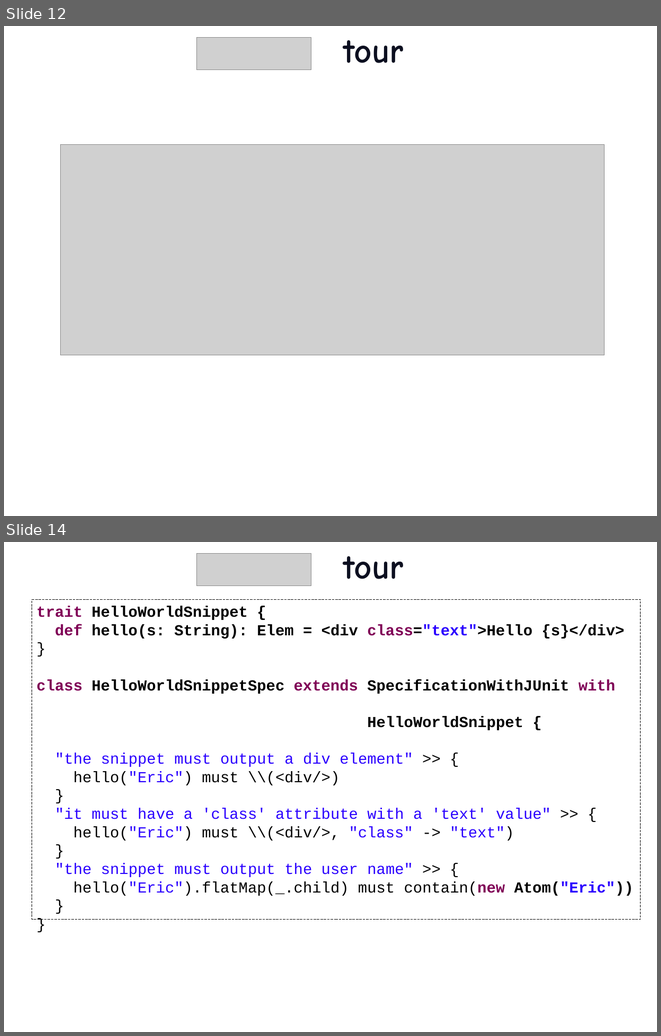
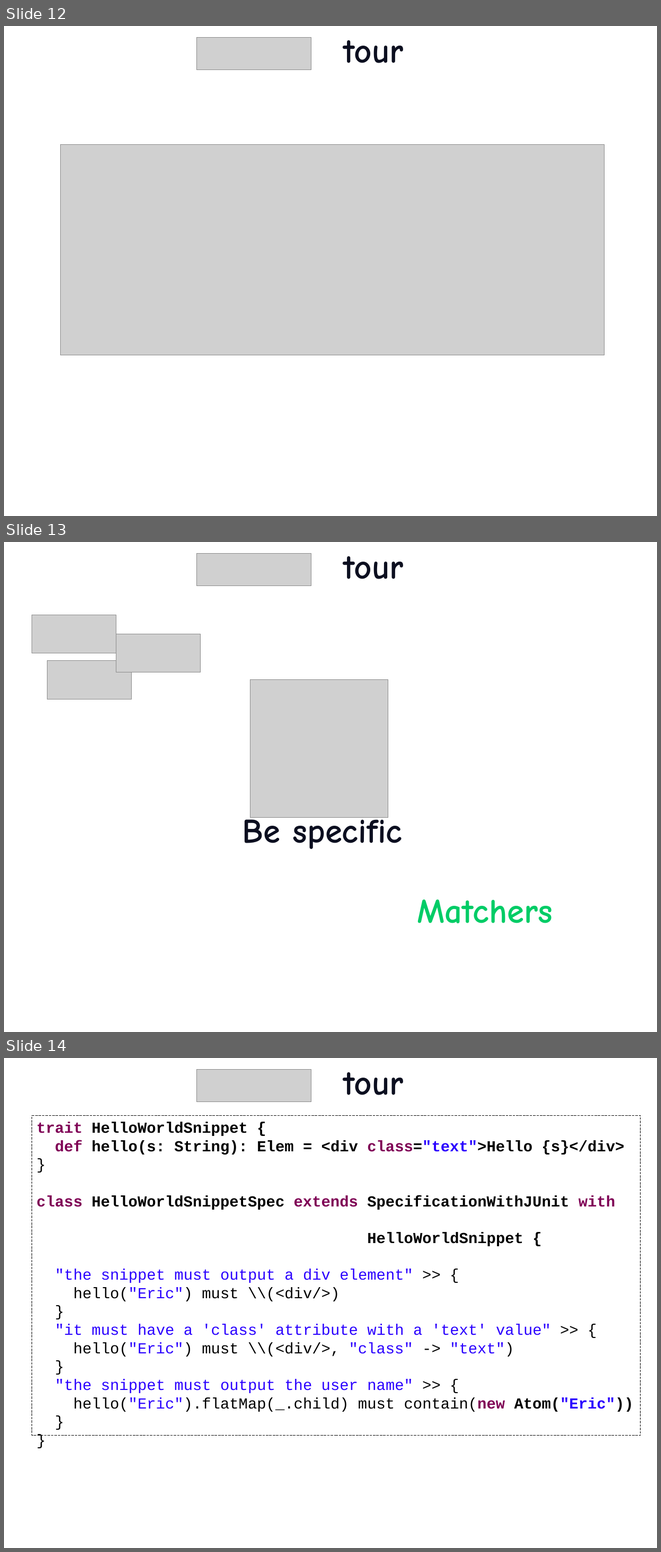
Before and after one commit to etorreborre/oscon-2010, a slide deck: src/main/resources/oscon_2010_specs.pptx. Shown one above the other, each under a label of ours: slides 12 and 14 before the commit, slides 12, 13 and 14 after it; the slides between them are not shown. The pictures are 661x1036 and 661x1552 pixels, drawn with LibreOffice and Linux fonts; fonts in the diff are those of the drawing; grey boxes stand for pictures; background and template pictures are left out. Boxes give left, top, right and bottom in pixels: in the first picture for what was removed or moved away, otherwise in the second. Text is boxed around its words. In the diff, an @@ line names an element or a change of style, - is before the commit and + after.

```diff
--- a/src/main/resources/oscon_2010_specs.pptx
+++ b/src/main/resources/oscon_2010_specs.pptx
@@ slide 13 added at box(4, 542, 657, 1032), background picture (left out) @@
@@ picture added at box(196, 554, 311, 585) @@
@@ title added at box(344, 556, 404, 579), 54 pt, text #0C0F20, bold @@
+tour
@@ picture added at box(32, 615, 116, 653) @@
@@ picture added at box(116, 634, 200, 672) @@
@@ picture added at box(47, 661, 131, 698) @@
@@ picture added at box(250, 680, 388, 818) @@
@@ text added at box(242, 812, 403, 849), 54 pt, text #0C0F20, bold @@
+Be specific
@@ text added at box(417, 899, 553, 923), 54 pt, text #00CC66, bold @@
+Matchers
```
Also in this commit, not shown: 2 slides changed, 4 other slides added, 1 slide removed, 3 other files.
